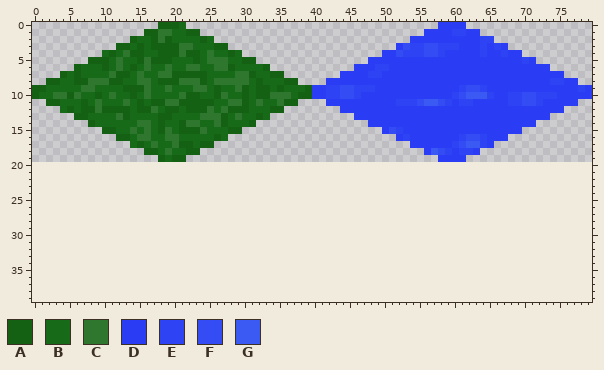
One commit to this sprite sheet: Images/tiles.png. The picture above is the old version.
The file is 80x20 pixels. Pixels under 10% opacity are left out. Colours within 5 levels of each other are drawn and written as one. The old version is drawn lined up with the new one, on the new canvas.
Palette (. is transparent): A #146114  B #176a17  C #2f762f  D #2b3df4  E #2e43f4  F #334cf3  G #3a5af3
Pixels before (only the part around the change), first column x 0:
 6 ......ABBBABCBABCBBCBBCCBBCCABBBBA............DDDEEDDDDDDDDDDDDDDDDDDDDDDD......
 7 ....ABABBBBCAABCBBCCAAAAABBBBCCABBAA........DDDDEEDDDDDDDDDDDDDDDDDDDDDDDDDD....
 8 ..AABBAACCCAABBCCBAAACCCABCCCCCBABBBAA....DDDDDDDDDDDDDDDDDDDDDDDDDDDDDDDDEEDD..
 9 AABBBBBCCBBBBAAACBBCBBBCCBABBCABAABABBBADDEEFFEEEDDDDDDDDDDDDEFFEDDDDDDDDDDDDDED
10 ABBCCACBBABCBBABCBBBBCAABBACBBABAACCCBAADDEEFFEDDDDDDDDDDDDDEFGGGEDDEEFFEEEDDDDD
11 ..AABBBABCBBBCBABAACCAAAAABBCCABCBBCAA....DDDDDDDDDDEEEFGGFEDEEDDDDDEEFFEDDDDD..
12 ....BABAACAAAABAACBAABAAACBCAAABBBAA........DDDDDDDDDDDDDDDDDDDDDDDDDDDDDDDD....
13 ......AABBBBCABBBBAABBBBCCCABCBBAB............DDDDDDDDDDDDDDDDDDDDDDDDDDDD......
14 ........ABBBBBBCCBABBACCBBCABBBA................DDDDDDDDDDDDDDDDDDDDDDDD........
15 ..........AABBCBCBACBAAACBBBAA....................DFEDDDDDDDDDDDDDDDDD..........
16 ............AABCCBBCCBBBBBAB........................DEDDDDDDDEFFEDDD............
17 ..............BABCBBCAABAA............................DDDDDDEFGGED..............
18 ................AABCBBAA................................DGFEDEED................
19 ..................ABAA....................................DDDD..................
20 ................................................................................
21 ................................................................................
22 ................................................................................
23 ................................................................................
24 ................................................................................
25 ................................................................................
26 ................................................................................
27 ................................................................................
28 ................................................................................
29 ................................................................................
30 ................................................................................
31 ................................................................................
32 ................................................................................
33 ................................................................................
34 ................................................................................
35 ................................................................................
36 ................................................................................
37 ................................................................................
38 ................................................................................
39 ................................................................................
The result:
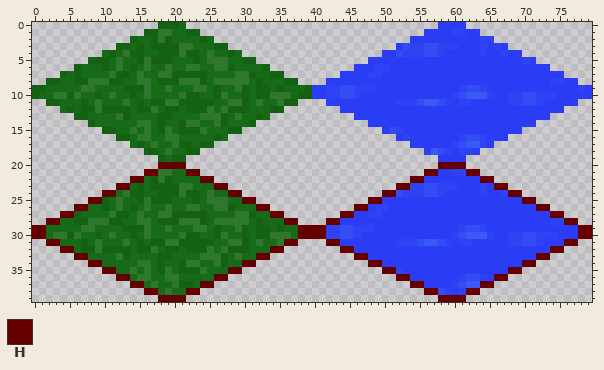
Colours new in this view: H #660000
The exact change:
canvas 80x20 -> 80x40
y 20: x 18..21 .... -> HHHH; x 58..61 .... -> HHHH
y 21: x 16..23 ........ -> HHCCBBHH; x 56..63 ........ -> HHDDEEHH
y 22: x 14..25 ............ -> HHBACABBBBHH; x 54..65 ............ -> HHDDDDDDDDHH
y 23: x 12..27 ................ -> HHBABAAAACCBBBHH; x 52..67 ................ -> HHEEFFEEEDDDEDHH
y 24: x 10..29 .................... -> HHBCAABBAAACAABCBBHH; x 50..69 .................... -> HHFEEEFFEDDDDDEDDEHH
y 25: x 8..31 ........................ -> HHABCBBACAAABBBABCCCBBHH; x 48..71 ........................ -> HHDDDDDDDDDDDDDDDDDDDDHH
y 26: x 6..33 ............................ -> HHBBABCBABCBBCBBCCBBCCABBBHH; x 46..73 ............................ -> HHDEEDDDDDDDDDDDDDDDDDDDDDHH
y 27: x 4..35 ................................ -> HHABBBBCAABCBBCCAAAAABBBBCCABBHH; x 44..75 ................................ -> HHDDEEDDDDDDDDDDDDDDDDDDDDDDDDHH
y 28: x 2..37 .................................... -> HHBBAACCCAABBCCBAAACCCABCCCCCBABBBHH; x 42..77 .................................... -> HHDDDDDDDDDDDDDDDDDDDDDDDDDDDDDDEEHH
y 29: x 0..79 ................................................................................ -> HHBBBBBCCBBBBAAACBBCBBBCCBABBCABAABABBHHHHEEFFEEEDDDDDDDDDDDDEFFEDDDDDDDDDDDDDHH
y 30: x 0..79 ................................................................................ -> HHBCCACBBABCBBABCBBBBCAABBACBBABAACCCBHHHHEEFFEDDDDDDDDDDDDDEFGGGEDDEEFFEEEDDDHH
y 31: x 2..37 .................................... -> HHBBBABCBBBCBABAACCAAAAABBCCABCBBCHH; x 42..77 .................................... -> HHDDDDDDDDEEEFGGFEDEEDDDDDEEFFEDDDHH
y 32: x 4..35 ................................ -> HHBAACAAAABAACBAABAAACBCAAABBBHH; x 44..75 ................................ -> HHDDDDDDDDDDDDDDDDDDDDDDDDDDDDHH
y 33: x 6..33 ............................ -> HHBBBBCABBBBAABBBBCCCABCBBHH; x 46..73 ............................ -> HHDDDDDDDDDDDDDDDDDDDDDDDDHH
y 34: x 8..31 ........................ -> HHBBBBBCCBABBACCBBCABBHH; x 48..71 ........................ -> HHDDDDDDDDDDDDDDDDDDDDHH
y 35: x 10..29 .................... -> HHBBCBCBACBAAACBBBHH; x 50..69 .................... -> HHEDDDDDDDDDDDDDDDHH
y 36: x 12..27 ................ -> HHBCCBBCCBBBBBHH; x 52..67 ................ -> HHDDDDDDDEFFEDHH
y 37: x 14..25 ............ -> HHBCBBCAABHH; x 54..65 ............ -> HHDDDDEFGGHH
y 38: x 16..23 ........ -> HHBCBBHH; x 56..63 ........ -> HHFEDEHH
y 39: x 18..21 .... -> HHHH; x 58..61 .... -> HHHH
Where, in picture pixels (left, top, right, bottom), the same in both pictures:
added: (32, 162, 592, 302)
